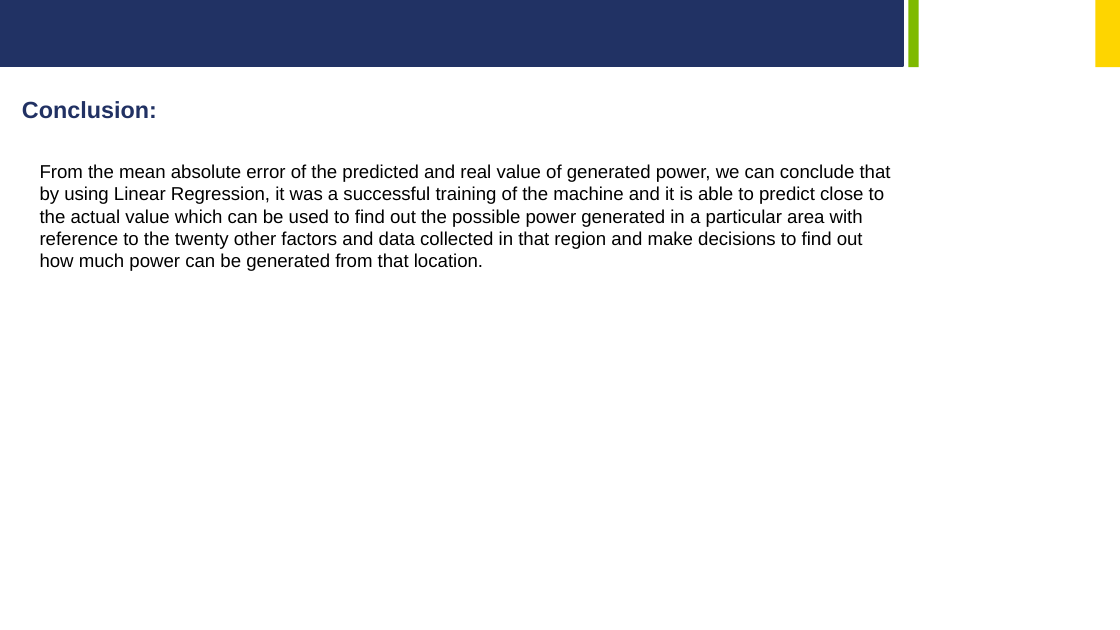
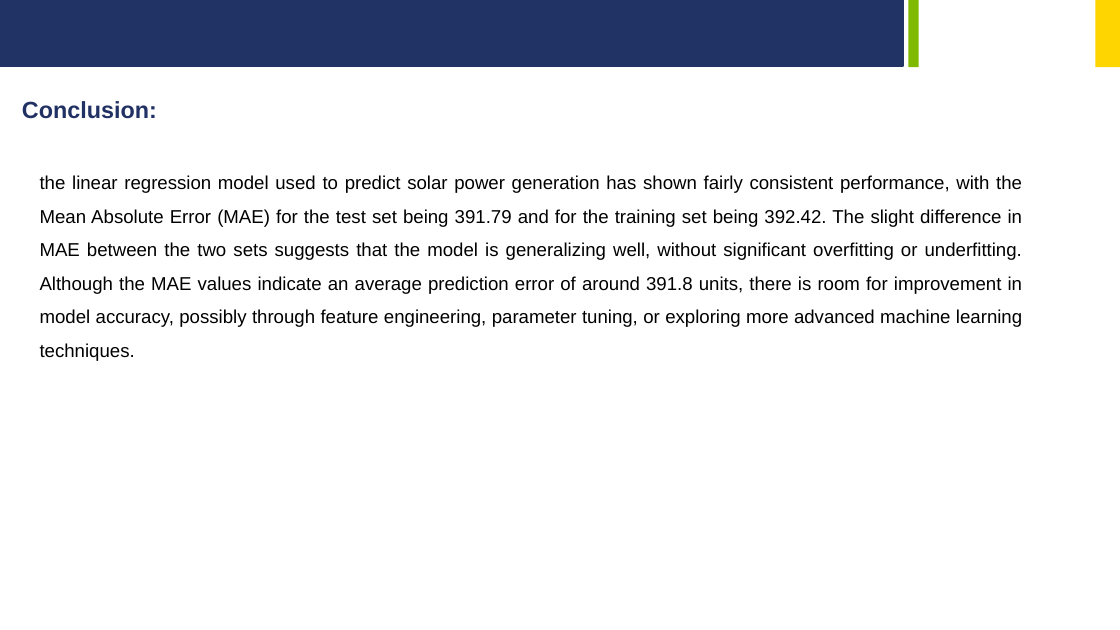
Before and after one commit to shiroyasha2310/Week-1, a slide deck: slide 10 of Solar Power Prediction/Predicting Solar Power using Linear Regression.pptx. Drawn at 1120x630 pixels with LibreOffice and Linux fonts; fonts in the diff are those of the drawing; background and template pictures are left out. Boxes give left, top, right and bottom in pixels: in the first picture for what was removed or moved away, otherwise in the second. Text is boxed around its words. In the diff, an @@ line names an element or a change of style, - is before the commit and + after.

```diff
--- a/Solar Power Prediction/Predicting Solar Power using Linear Regression.pptx
+++ b/Solar Power Prediction/Predicting Solar Power using Linear Regression.pptx
@@ text at (x1=40, y1=175, x2=1022, y2=361): text changed @@
-From the mean absolute error of the predicted and real value of generated power, we can conclude that by using Linear Regression, it was a successful training of the machine and it is able to predict close to the actual value which can be used to find out the possible power generated in a particular area with reference to the twenty other factors and data collected in that region and make decisions to find out how much power can be generated from that location.
+the linear regression model used to predict solar power generation has shown fairly consistent performance, with the Mean Absolute Error (MAE) for the test set being 391.79 and for the training set being 392.42. The slight difference in MAE between the two sets suggests that the model is generalizing well, without significant overfitting or underfitting. Although the MAE values indicate an average prediction error of around 391.8 units, there is room for improvement in model accuracy, possibly through feature engineering, parameter tuning, or exploring more advanced machine learning techniques.
```
Also in this commit, not shown: 4 other slides changed.
